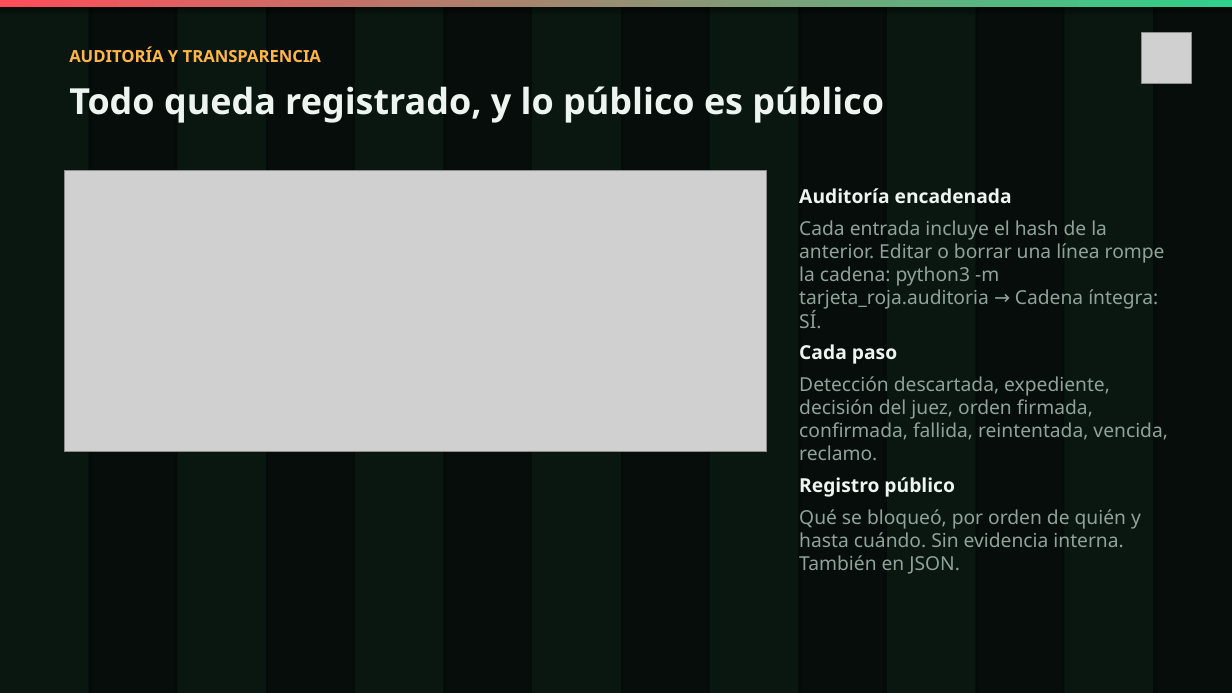
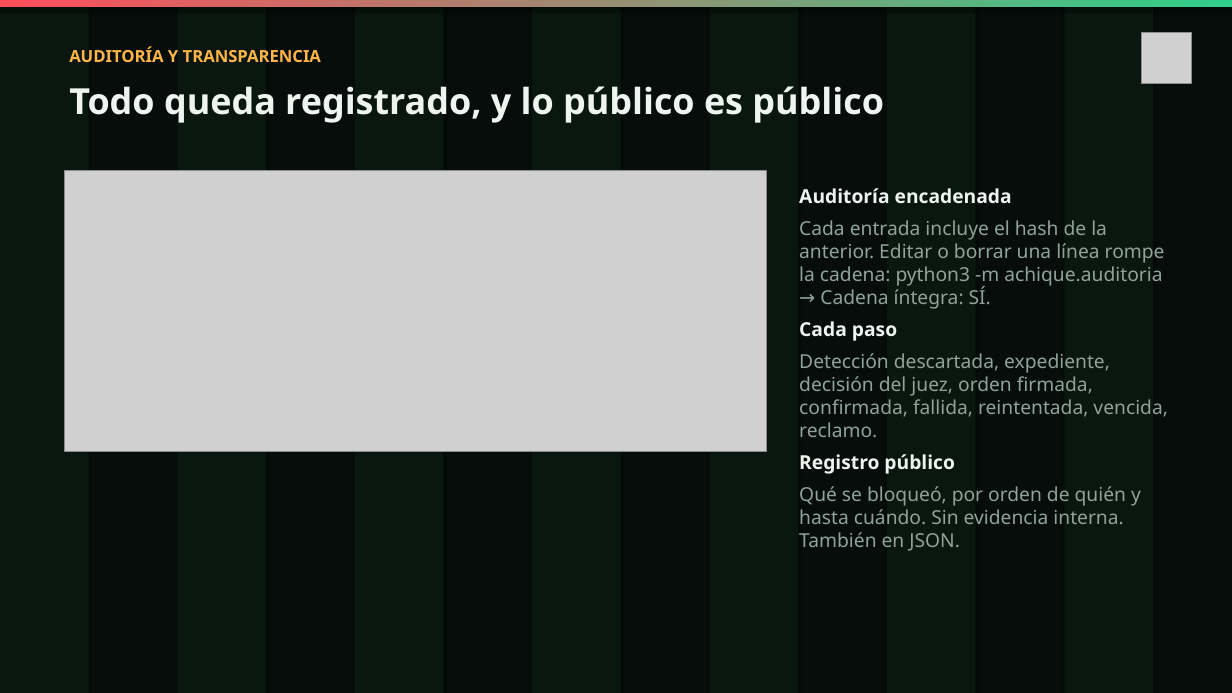
Before and after one commit to Maurezg7/achique, a slide deck: slide 8 of entrega/presentacion.pptx. Drawn at 1232x693 pixels with LibreOffice and Linux fonts; fonts in the diff are those of the drawing; grey boxes stand for pictures. Boxes give left, top, right and bottom in pixels: in the first picture for what was removed or moved away, otherwise in the second. Text is boxed around its words. In the diff, an @@ line names an element or a change of style, - is before the commit and + after.

Commit message:
refactor: la plataforma pasa a llamarse Achique (paquete achique/, UI, logo, docs y presentación)

```diff
--- a/entrega/presentacion.pptx
+++ b/entrega/presentacion.pptx
@@ text at (x1=799, y1=220, x2=1165, y2=309): text changed @@
-Cada entrada incluye el hash de la anterior. Editar o borrar una línea rompe la cadena: python3 -m tarjeta_roja.auditoria → Cadena íntegra: SÍ.
+Cada entrada incluye el hash de la anterior. Editar o borrar una línea rompe la cadena: python3 -m achique.auditoria → Cadena íntegra: SÍ.
```
Also in this commit, not shown: 5 other slides changed, 22 other files.
